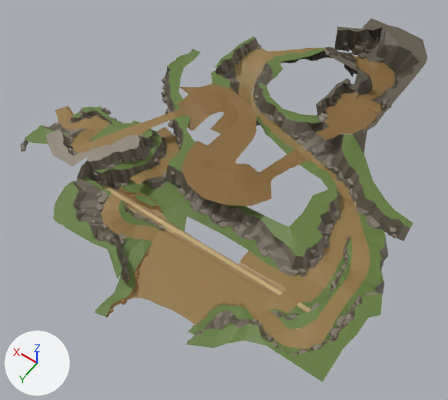
The FBX model Assets/Mountain3.fbx, before and after one commit.
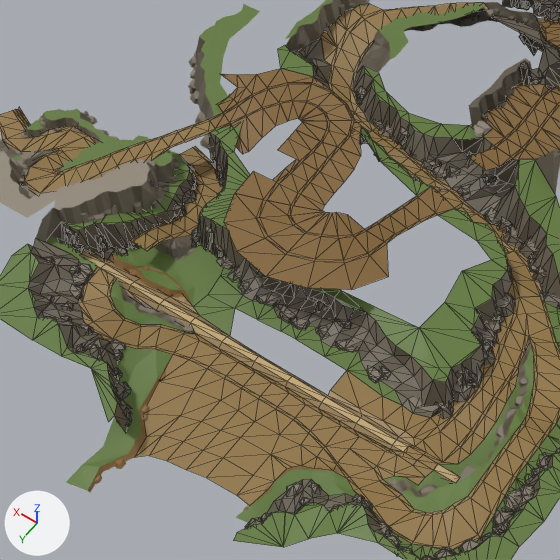
Old and new are each drawn whole from a 50 mm lens placed at (-455.0, 373.0, 563.0), pointed at (-183.0, -7.0, -36.0) and again close up on the part from 13% to 82% of the width and 12% to 89% of the height. The lights are fixed; the arrows at lower left show +X, +Y and +Z. The close-ups show mesh edges as thin lines. Where no turn or scale is listed for an object, it has been applied to the vertices. Vertices at the same position are counted once.

The first close-up shows 'Grass4_', 'Mountain14_', 'Mountain15_', 'Mountain16', 'Mountain18_', 'Mountain21_', 'Mountain23_', 'TrackA', 'TrackB', 'TrackC', 'TrackH', 'rr_bed_edited'.
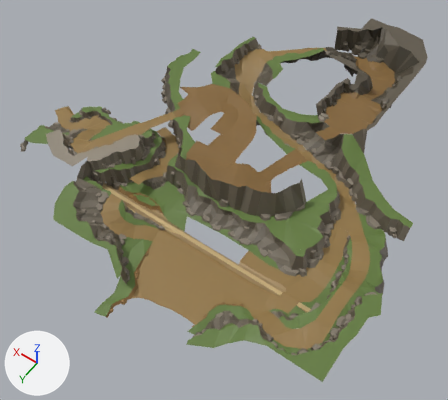
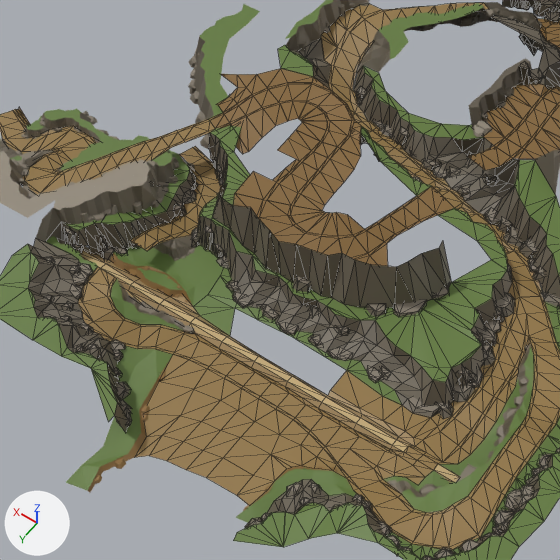
Pixel boxes [x1, y1, x2, y2] of what changed, in the close-ups (560 x 560 px; the box of a moved part takes in the faces that stretch with it):
'TrackH', reshaped (11% shorter)
    before: [209, 68, 454, 290]
    after: [209, 68, 454, 266]
'Mountain15_', reshaped
    before: [193, 233, 439, 405]
    after: [193, 229, 439, 405]
'Mountain31_', added (brown)
    after: [212, 184, 451, 317]
part 1 of me_mesh_019, moved or reshaped
    before: [273, 305, 297, 323]
    after: [259, 305, 277, 320]
part 2 of me_mesh_019, moved or reshaped
    before: [291, 318, 309, 330]
    after: [279, 322, 298, 335]
part 3 of me_mesh_019, moved or reshaped
    before: [314, 299, 325, 311]
    after: [307, 305, 319, 317]
part 4 of me_mesh_019, moved or reshaped
    before: [238, 282, 249, 291]
    after: [226, 280, 240, 292]
part 5 of me_mesh_019, moved or reshaped
    before: [257, 296, 276, 307]
    after: [232, 292, 253, 308]
part 6 of me_mesh_019, moved or reshaped
    before: [316, 327, 327, 336]
    after: [308, 334, 322, 346]
part 7 of me_mesh_019, moved or reshaped
    before: [337, 319, 352, 328]
    after: [335, 325, 350, 335]
part 8 of me_mesh_019, deleted
    before: [230, 268, 240, 280]
part 9 of me_mesh_019, moved or reshaped
    before: [210, 233, 437, 368]
    after: [210, 231, 437, 368]
part 10 of me_mesh_043, cut back
    before: [224, 194, 388, 290]
    after: [233, 194, 378, 265]
part 11 of me_mesh_021, moved or reshaped
    both: [419, 260, 507, 368]

Patch to the scene script:
```diff
--- a/Assets/Mountain3.fbx.py
+++ b/Assets/Mountain3.fbx.py
@@ me_mesh_019 @@
-me_mesh_019.from_pydata(...)  # 221 vertices, 294 faces; spans x -87.0..77.0, y -28.0..41.0, z -8.0..19.0
+me_mesh_019.from_pydata(...)  # 210 vertices, 282 faces; spans x -87.0..77.0, y -35.0..41.0, z -8.0..19.0
+# me_mesh_019 part 1: the loose piece of 11 vertices spanning x 6.0..26.0, y 7.0..14.0, z -5.0..-2.0 is moved by (9.0, 5.0, -2.0)
+# me_mesh_019 part 2: the loose piece of 11 vertices spanning x -1.0..11.0, y 6.0..14.0, z -6.0..-4.0 is moved by (3.0, 7.0, 0.0)
+# me_mesh_019 part 3: the loose piece of 11 vertices spanning x -5.0..7.0, y -9.0..-1.0, z -5.0..2.0 is moved by (1.0, 6.0, 0.0)
+# me_mesh_019 part 4: the loose piece of 11 vertices spanning x 43.0..54.0, y 4.0..11.0, z -6.0..-3.0 is moved by (6.0, 4.0, 0.0)
+# me_mesh_019 part 5: the loose piece of 11 vertices spanning x 24.0..39.0, y 2.0..12.0, z -6.0..-4.0 is turned -25 degrees about the z axis through its middle, then moved by (13.0, 9.0, 0.0)
+# me_mesh_019 part 6: the loose piece of 11 vertices spanning x -17.0..-6.0, y 4.0..11.0, z -6.0..-3.0 is moved by (0.0, 8.0, 0.0)
+# me_mesh_019 part 7: the loose piece of 11 vertices spanning x -24.0..-14.0, y -5.0..0.0, z -1.0..1.0 is moved by (-2.0, 5.0, 0.0)
+# me_mesh_019 part 8: the loose piece of 11 vertices spanning x 54.0..65.0, y -4.0..8.0, z -6.0..-3.0 is deleted
+# me_mesh_019 part 9: 66 vertices moved from x -62.0..61.0, y -19.0..14.0, z -6.0..11.0 to x -50.0..66.0, y -35.0..20.0, z -6.0..10.0
 me_mesh_019.materials.append(mat_mountain1_medieval_material)
@@ me_mesh_043 @@
 # verts and faces of me_mesh_043; kept vertices keep their numbers, new ones are numbered from 231
-me_mesh_043.from_pydata(...)  # 231 vertices, 269 faces; spans x -85.0..117.0, y -30.0..134.0, z -29.0..-13.0
+me_mesh_043.from_pydata(...)  # 227 vertices, 263 faces; spans x -85.0..117.0, y -30.0..113.0, z -29.0..-13.0
+# me_mesh_043 part 10
+delete_vertices([24, 104, 136, 138, 206, 215])  # with the faces that use them
+verts[231] = (-74.0, 104.0, -13.0)
+verts[232] = (22.0, 105.0, -15.0)
+faces += [(25, 231, 26), (25, 27, 231), (105, 106, 231), (137, 139, 232), (197, 232, 202)]
 me_mesh_043.materials.append(mat_mountain1_medieval_material)
@@ me_mesh_021 @@
 me_mesh_021.from_pydata(...)  # 184 vertices, 209 faces; spans x -25.5..22.5, y -57.1..61.6, z -14.7..9.2
-me_mesh_021.vertices[23].co = (21.3, 19.0, 9.2)  # pixel (419, 327)
-me_mesh_021.vertices[25].co = (18.7, -6.6, 9.2)  # pixel (444, 302)
-me_mesh_021.vertices[150].co = (22.5, -33.7, 9.2)  # pixel (462, 270)
+# me_mesh_021 part 11
+me_mesh_021.vertices[23].co = (33.6, 2.3, 4.0)
+me_mesh_021.vertices[25].co = (27.6, -8.0, 4.0)  # pixel (432, 298)
+me_mesh_021.vertices[150].co = (25.0, -25.8, 4.0)  # pixel (451, 282)
 me_mesh_021.materials.append(mat_mountain1_medieval_material)
@@ ob_mountain31 @@
+ob_mountain31 = bpy.data.objects.new('Mountain31_', me_mesh_044)  # 106 vertices, 110 faces; spans x -88.0..67.0, y -35.0..28.0, z -12.0..23.0; in mat_mountain1_medieval_material (picture img_medieval_texture_png)
+ob_mountain31.location = (-197.8, 3.7, 20.3)
```
